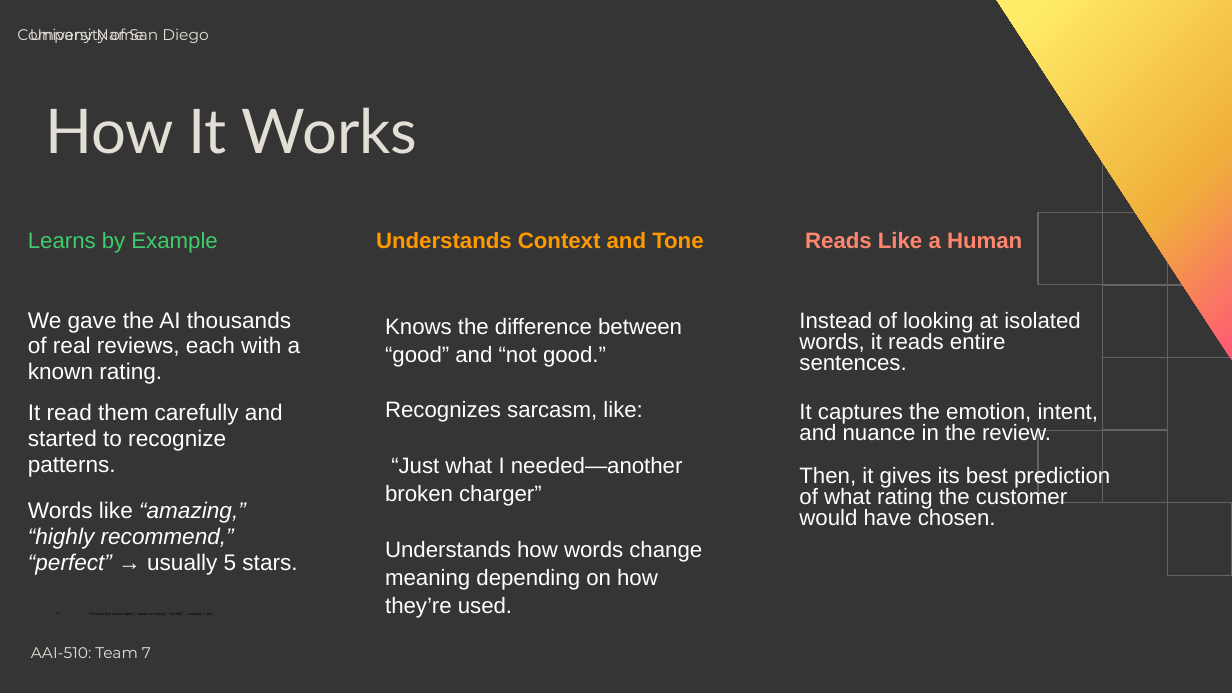
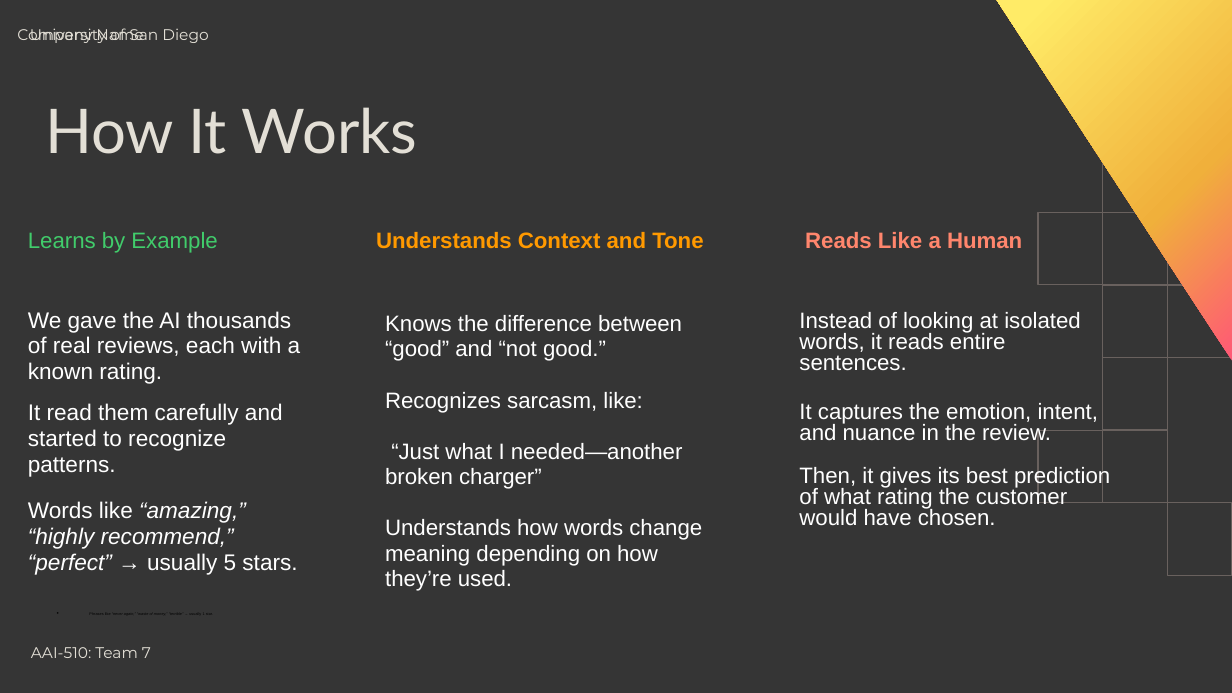
Before and after one commit to bigthinkertoo/AAI-510-Group-7, a slide deck: slide 9 of Final Project SectionX-Team7.pptx (slide 8 before the commit). Drawn at 1232x693 pixels with LibreOffice and Linux fonts; fonts in the diff are those of the drawing. Boxes give left, top, right and bottom in pixels: in the first picture for what was removed or moved away, otherwise in the second. Text is boxed around its words. In the diff, an @@ line names an element or a change of style, - is before the commit and + after.

```diff
--- a/Final Project SectionX-Team7.pptx
+++ b/Final Project SectionX-Team7.pptx
@@ text "Knows the difference between “good” ..." at (385, 315, 702, 591): line spacing 1.05 to 0.95 @@
```
Also in this commit, not shown: 1 other slide changed, 2 slides added, 1 slide removed, 1 other file.
